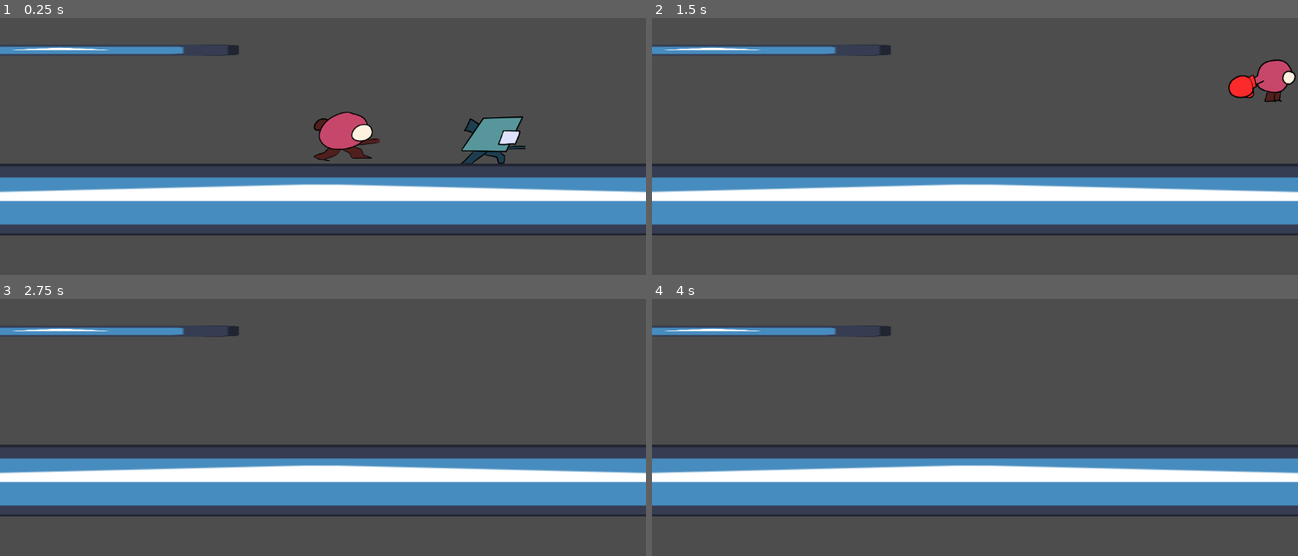
Above: before the commit, frames 1-4 (two rows, left to right).
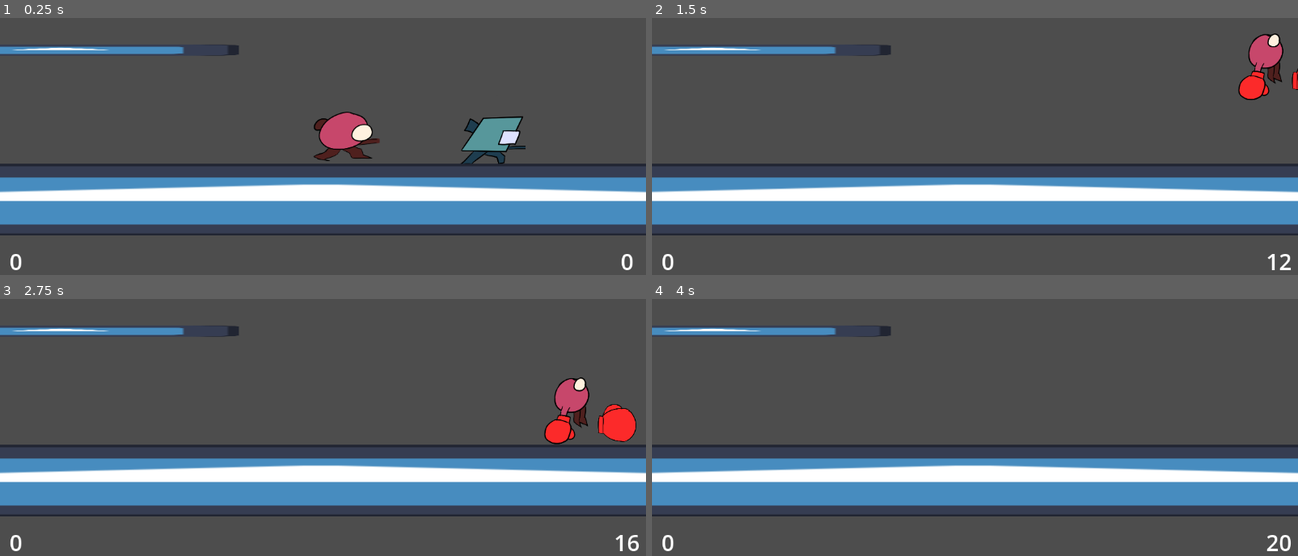
Above: after the commit, the same moments.

Repository: DATT4300PEOPLE/Upperdut
Game: Godot game, scene res://Levels/level_one.tscn
Same seed, same stepped clock (60 frames per second), same inputs: the game is played once before the commit and once after it. The engine's default icon, where the game draws it, is replaced by a stand-in: a white triangle on a blue panel in a dark square.
Inputs:
- Up to frame 1 (0.25 s): no input
- Up to frame 2 (1.5 s): hold D (P1Right) from 0.53 s (still down); tap E (P1Punch) at 0.6 s; tap Space (P1Jump) at 0.77 s; tap Left (P2Left) at 1.35 s
- Up to frame 3 (2.75 s): tap Space (P1Jump) at 1.52 s; tap Enter at 2 s; release D (P1Right) at 2.03 s; hold A (P1Left) from 2.03 s (still down); tap Shift (P2Punch) at 2.1 s
- Up to frame 4 (4 s): release A (P1Left) at 2.78 s; hold D (P1Right) from 2.78 s (still down); tap Right (P2Right) at 2.85 s; tap Space (P1Jump) at 3.02, 3.5, 3.77 s; tap E (P1Punch) at 3.6 s

The runs differ from the first frame. In frame 1, 0.1% of the frame differs, in the area x 1-98%, y 91-99%; in frame 2, 1.7%; in frame 3, 2.0%, in the area x 1-99%, y 30-99%; in frame 4, 0.2%.

Commit message:
Added launch percentage on players

Diff:
--- a/upperdut/Levels/level_one.tscn
+++ b/upperdut/Levels/level_one.tscn
@@ -6,6 +6,7 @@
 [ext_resource type="SpriteFrames" uid="uid://b3tmfb474mqlf" path="res://Sprites/p2Frames.tres" id="3_om7uc"]
 [ext_resource type="SpriteFrames" uid="uid://ctpuankqgbsbe" path="res://Sprites/p1GloveFrame.tres" id="3_ugpc4"]
 [ext_resource type="SpriteFrames" uid="uid://cs4i8b5npgplf" path="res://Sprites/p2GloveFrame.tres" id="5_ya8ts"]
+[ext_resource type="PackedScene" uid="uid://c524qt4qdwxi5" path="res://Scenes/player_data_ui.tscn" id="7_ya8ts"]
 
 [sub_resource type="RectangleShape2D" id="RectangleShape2D_18c4h"]
 size = Vector2(125.278, 119)
@@ -19,7 +20,8 @@
 jump_power = -500.0
 anim_sheet = ExtResource("2_pvy0h")
 glove_sprite = ExtResource("3_ugpc4")
-knockback_velocity = Vector2(3000, -2000)
+base_knockback_velocity = Vector2(1000, -500)
+max_action_duration = 3
 
 [node name="Player 2" parent="." instance=ExtResource("1_2b52f")]
 position = Vector2(875, 360)
@@ -29,7 +31,8 @@
 PLAYER = 1
 anim_sheet = ExtResource("3_om7uc")
 glove_sprite = ExtResource("5_ya8ts")
-knockback_velocity = Vector2(3000, -2000)
+base_knockback_velocity = Vector2(5000, -3000)
+max_action_duration = 3
 
 [node name="Ground" type="StaticBody2D" parent="."]
 
@@ -52,3 +55,5 @@
 
 [node name="Sprite2D" type="Sprite2D" parent="Roof/CollisionShape2D"]
 texture = ExtResource("1_wi846")
+
+[node name="PlayerDataUI" parent="." instance=ExtResource("7_ya8ts")]
--- /dev/null
+++ b/upperdut/Scenes/player_data_ui.tscn
@@ -0,0 +1,28 @@
+[gd_scene load_steps=3 format=3 uid="uid://c524qt4qdwxi5"]
+
+[ext_resource type="Script" uid="uid://bsyt5ryga3da8" path="res://Scripts/player_data_ui.gd" id="1_cubqy"]
+
+[sub_resource type="LabelSettings" id="LabelSettings_whaqe"]
+font_size = 40
+
+[node name="PlayerDataUI" type="Node2D"]
+script = ExtResource("1_cubqy")
+
+[node name="P1Label" type="Label" parent="."]
+offset_top = 592.0
+offset_right = 57.0
+offset_bottom = 647.0
+text = "1%"
+label_settings = SubResource("LabelSettings_whaqe")
+horizontal_alignment = 1
+vertical_alignment = 1
+
+[node name="P2Label" type="Label" parent="."]
+offset_left = 1090.0
+offset_top = 592.0
+offset_right = 1147.0
+offset_bottom = 647.0
+text = "1%"
+label_settings = SubResource("LabelSettings_whaqe")
+horizontal_alignment = 1
+vertical_alignment = 1
--- /dev/null
+++ b/upperdut/Scripts/player_data.gd
@@ -0,0 +1,16 @@
+extends Node
+
+@export var P1_Damage: int
+@export var P2_Damage: int
+
+func _ready() -> void:
+	P1_Damage = 0
+	P2_Damage = 0
+
+func apply_damage(damage: int, player: int):
+	if (player == 0):
+		P1_Damage += damage
+		print("P1 Meter: ", P1_Damage, "%" )
+	else:
+		P2_Damage += damage
+		print("P2 Meter: ", P2_Damage, "%" )
--- /dev/null
+++ b/upperdut/Scripts/player_data_ui.gd
@@ -0,0 +1,7 @@
+extends Node2D
+@onready var p1_label: Label = $P1Label
+@onready var p2_label: Label = $P2Label
+
+func _process(delta: float) -> void:
+	p1_label.text = str(PlayerData.P1_Damage)
+	p2_label.text = str(PlayerData.P2_Damage)
--- a/upperdut/Scripts/player_hitbox.gd
+++ b/upperdut/Scripts/player_hitbox.gd
@@ -2,7 +2,8 @@
 extends Area2D
 
 
-@export var damage := 5
+@export var damage := 4
+@export var knockback_velocity: Vector2
 @export var player_ID: String
 
 func _init() -> void:
--- a/upperdut/Scripts/player_hurtbox.gd
+++ b/upperdut/Scripts/player_hurtbox.gd
@@ -18,4 +18,4 @@
 		return
 	if owner.has_method("take_damage") and hitbox.player_ID != self.player_ID:
 		var attacker_global_pos = hitbox.global_position
-		owner.take_damage(hitbox.damage, attacker_global_pos)
+		owner.take_damage(hitbox.damage, attacker_global_pos, hitbox.knockback_velocity)
--- a/upperdut/Scripts/player_movement.gd
+++ b/upperdut/Scripts/player_movement.gd
@@ -7,13 +7,19 @@
 @onready var boxing_glove: AnimatedSprite2D = $PlayerSprite/BoxingGlove
 @export var defaultSpeed = 670
 @export var jump_power: float # HAS TO BE NEGATIVE (FORGOT) ALSO ADJUSTABLE BY GLOBAL
+@export var player_damage = 4
 @export var PLAYER: PLAYER_TYPE
 @export var anim_sheet: SpriteFrames
 @export var glove_sprite: SpriteFrames
-@export var knockback_velocity: Vector2
+@export var base_knockback_velocity: Vector2
+@export var max_action_duration: int
+
 var knockback_timer = 0.0
 var knockback_duration = 0.3 # seconds
 var is_knocked_back = false
+var punch_multiplier = 1
+var action_timer = 0
+
 
 var move_dir = 0
 var direction
@@ -22,6 +28,7 @@
 var currentSpeed: float
 var currentAccel: float
 var doing_action = false
+var punching = false
 var gloveX = 55
 var gloveY = 44
 var gloveRot = -90
@@ -32,6 +39,7 @@
 	player_sprite.animation_finished.connect(_on_animation_finished)
 	player_sprite.sprite_frames = anim_sheet
 	boxing_glove.sprite_frames = glove_sprite
+	player_hitbox.knockback_velocity = base_knockback_velocity
 
 func _physics_process(delta: float) -> void:
 	if !is_on_floor():
@@ -49,6 +57,11 @@
 		player_sprite.play("Idle")
 		move_dir = 0
 
+	if punching:
+		if action_timer < max_action_duration:
+			action_timer += delta
+		else:
+			action_timer = max_action_duration
 	get_input()
 	punch_anim_dir()
 
@@ -97,7 +110,17 @@
 		punchBtn = "P1Punch"
 	else:
 		punchBtn = "P2Punch"
-	if Input.is_action_just_pressed(punchBtn):
+		#await get_tree().process_frame
+	if Input.is_action_pressed(punchBtn):
+		player_hitbox.damage = player_damage # ALSO DON"T HARDCODE THIS IN<
+		player_hitbox.knockback_velocity = base_knockback_velocity
+		punching = true
+		punch_multiplier = action_timer / 0.5
+		if (punch_multiplier < 1):
+			punch_multiplier = 1
+
+		print(punch_multiplier)
+	if Input.is_action_just_released(punchBtn):
 		player_sprite.play(punchDir)
 		doing_action = true
 		boxing_glove.visible = true
@@ -107,7 +130,13 @@
 		player_hitbox.monitorable = true
 		player_hitbox.monitoring = true
 		print(punchDir)
-		await get_tree().process_frame
+		punching = false
+		action_timer = 0
+		player_hitbox.damage *= punch_multiplier
+		player_hitbox.knockback_velocity.x *= punch_multiplier
+		player_hitbox.knockback_velocity.y *= punch_multiplier
+
+
 
 func punch_anim_dir():
 	if move_dir <= 2:
@@ -134,11 +163,13 @@
 
 
 
-func take_damage(amount: int, attacker_pos: Vector2) -> void:
-	print("AHHHHHHH: ", amount)
+func take_damage(amount: float, attacker_pos: Vector2, knockback_velocity: Vector2) -> void:
+	print("AHHHHHHH: ", amount )
+	print("Multiplier: ", punch_multiplier)
 	is_knocked_back = true
 	knockback_timer = knockback_duration
 
 	var knock_dir = sign(global_position.x - attacker_pos.x)
 
 	velocity = Vector2(knockback_velocity.x * knock_dir, knockback_velocity.y)
+	PlayerData.apply_damage(amount, PLAYER)
--- a/upperdut/project.godot
+++ b/upperdut/project.godot
@@ -14,6 +14,10 @@
 run/main_scene="uid://cm8nsbc1ub008"
 config/features=PackedStringArray("4.4", "Forward Plus")
 config/icon="res://icon.svg"
+
+[autoload]
+
+PlayerData="*res://Scripts/player_data.gd"
 
 [input]
 
Not shown: 1 places in upperdut/Levels/level_one.tscn that only renumber resources
Not shown, added: upperdut/Scripts/player_data.gd.uid
Not shown, added: upperdut/Scripts/player_data_ui.gd.uid
